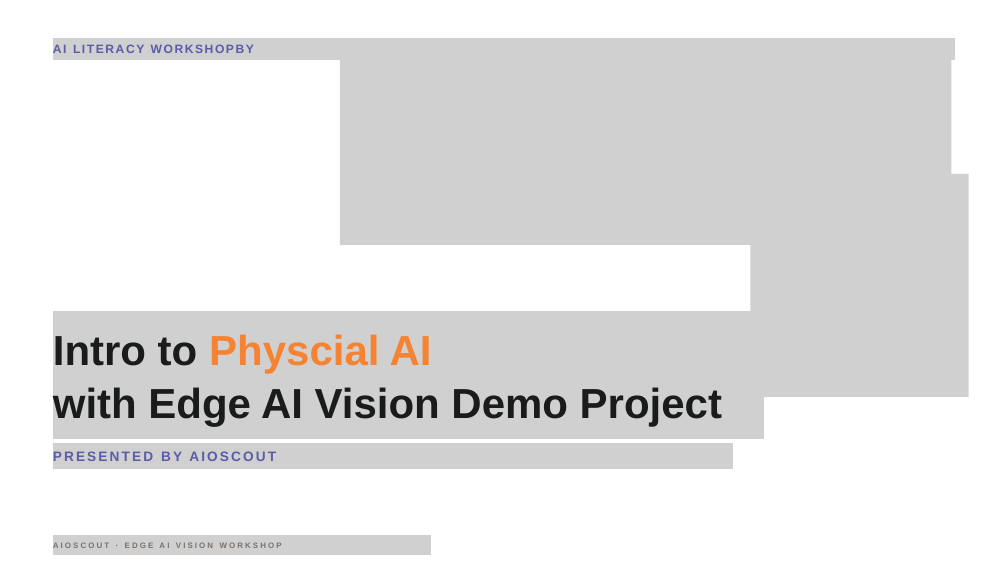
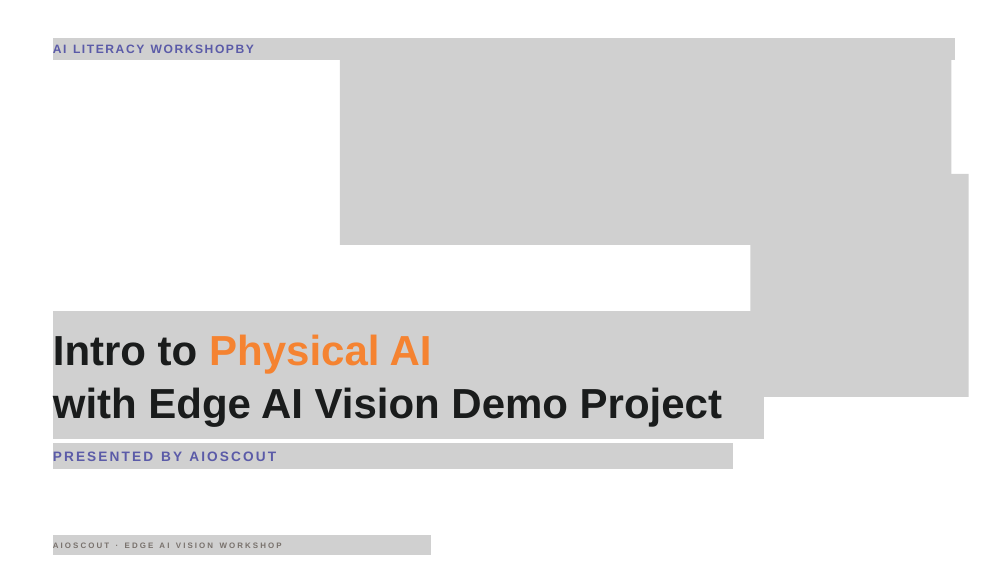
Before and after one commit to AIoScout/tutorial-materials, a slide deck: slide 1 of workshop/AI_Literacy_Workshop_Slides.pptx. Drawn at 1008x567 pixels with LibreOffice and Linux fonts; fonts in the diff are those of the drawing; grey boxes stand for pictures. Boxes give left, top, right and bottom in pixels: in the first picture for what was removed or moved away, otherwise in the second. Text is boxed around its words. In the diff, an @@ line names an element or a change of style, - is before the commit and + after.

Commit message:
Replace slides pptx/pdf with instructor's fixed exports (typo corrected)

```diff
--- a/workshop/AI_Literacy_Workshop_Slides.pptx
+++ b/workshop/AI_Literacy_Workshop_Slides.pptx
@@ text at bbox=[53, 334, 432, 373]: text changed @@
-Intro to Physcial AI
+Intro to Physical AI
```
Also in this commit, not shown: 1 other file.
